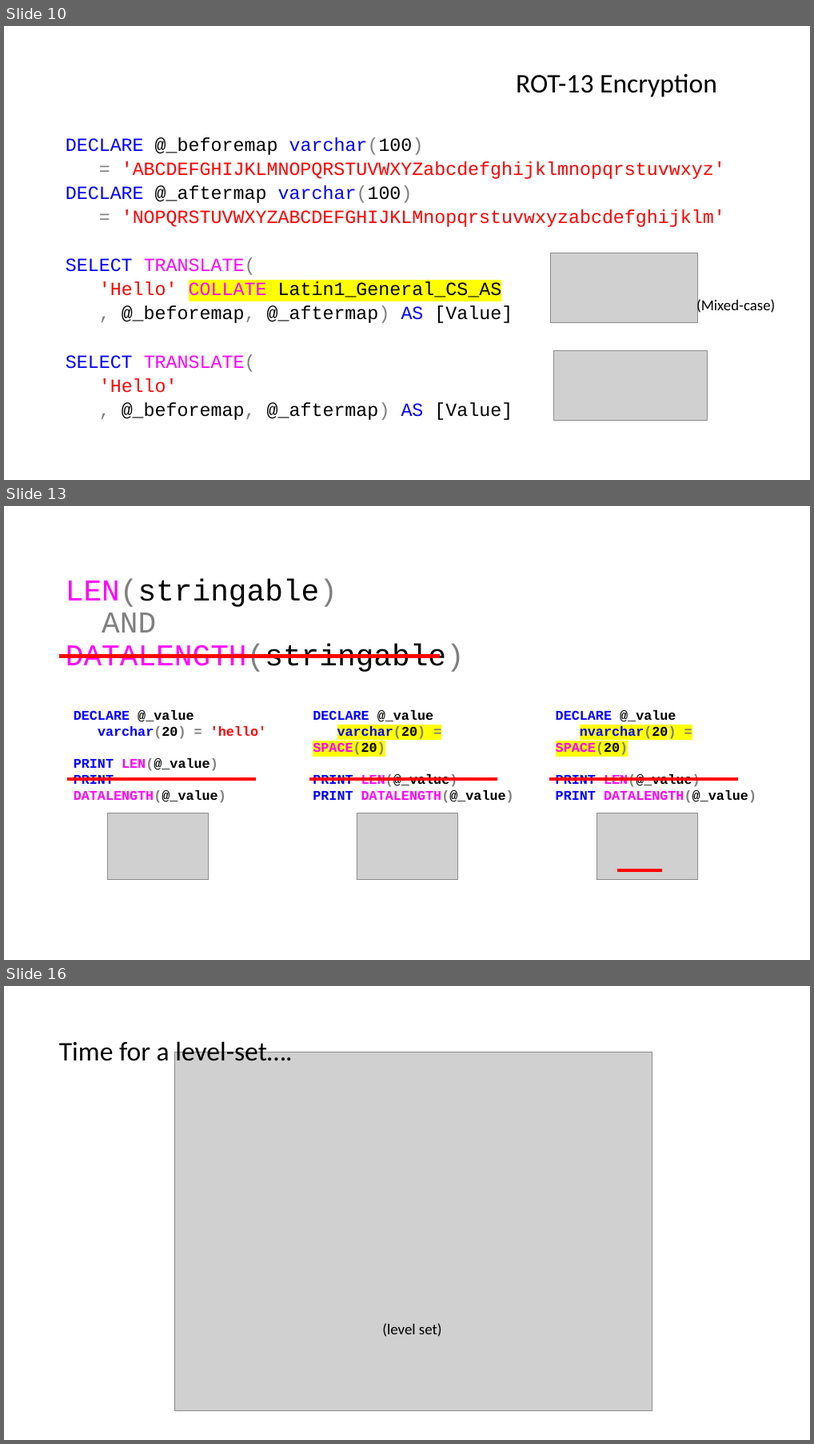
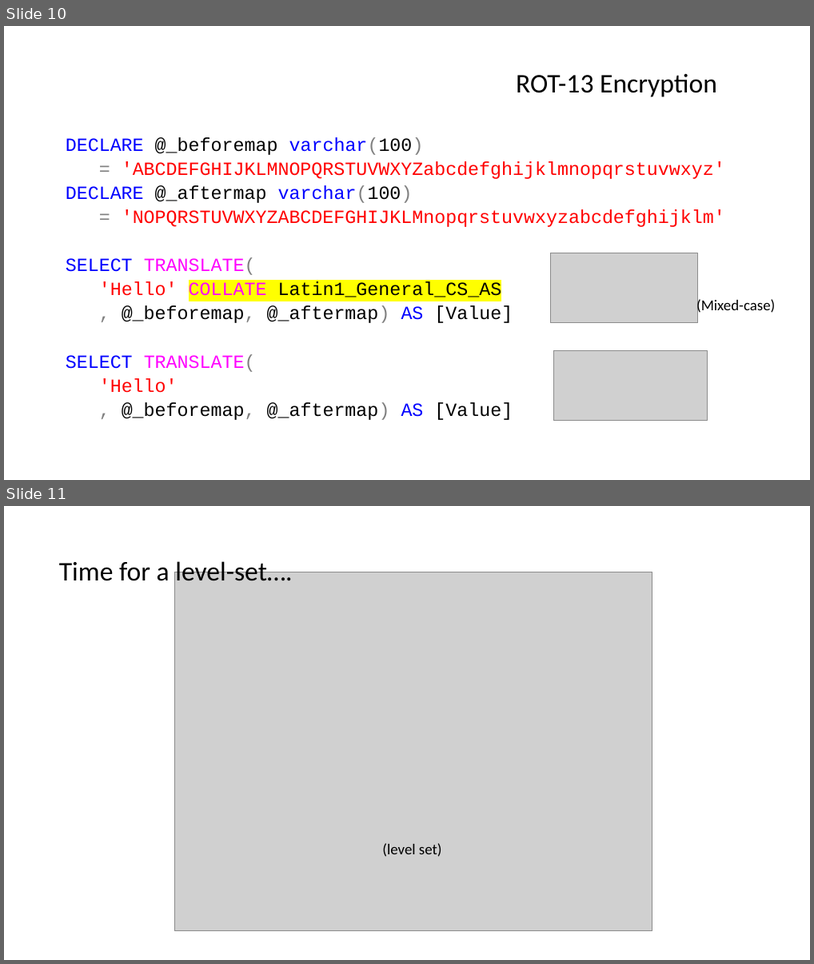
Before and after one commit to jbfoushee/MyPresentations, a slide deck: TSQL_Translate_Operator/TSQL Translate.pptx. Shown one above the other, each under a label of ours: slides 10, 13 and 16 before the commit, slides 10 and 11 after it; the slides between them are not shown. The pictures are 814x1444 and 814x964 pixels, drawn with LibreOffice and Linux fonts; fonts in the diff are those of the drawing; grey boxes stand for pictures. Boxes give left, top, right and bottom in pixels: in the first picture for what was removed or moved away, otherwise in the second. Text is boxed around its words. In the diff, an @@ line names an element or a change of style, - is before the commit and + after.

```diff
--- a/TSQL_Translate_Operator/TSQL Translate.pptx
+++ b/TSQL_Translate_Operator/TSQL Translate.pptx
@@ slide 13 removed at bbox=[4, 506, 810, 960], background #FFFFFF @@
@@ title removed at bbox=[66, 579, 465, 672] @@
-LEN(stringable)
-AND
-DATALENGTH(stringable)
@@ text removed at bbox=[74, 710, 266, 803] @@
-DECLARE @_value
-varchar(20) = 'hello'
-PRINT LEN(@_value)
-PRINT DATALENGTH(@_value)
@@ text removed at bbox=[313, 710, 514, 803] @@
-DECLARE @_value
-varchar(20) = SPACE(20)
-PRINT LEN(@_value)
-PRINT DATALENGTH(@_value)
@@ text removed at bbox=[556, 710, 757, 803] @@
-DECLARE @_value
-nvarchar(20) = SPACE(20)
-PRINT LEN(@_value)
-PRINT DATALENGTH(@_value)
@@ picture removed at bbox=[108, 812, 209, 880] @@
@@ picture removed at bbox=[357, 812, 458, 880] @@
@@ picture removed at bbox=[598, 812, 698, 880] @@
@@ group removed at bbox=[60, 656, 738, 870]: 5 lines @@
@@ what was slide 16 is now slide 11 @@
```
Also in this commit, not shown: 1 slide changed, 4 other slides removed, 2 other files.
